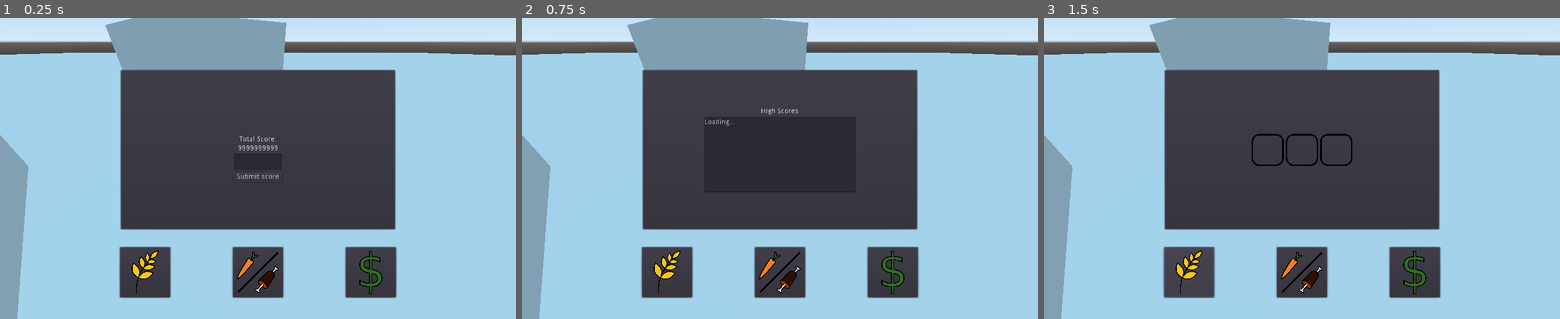
Above: before the commit, frames 1-3 (left to right).
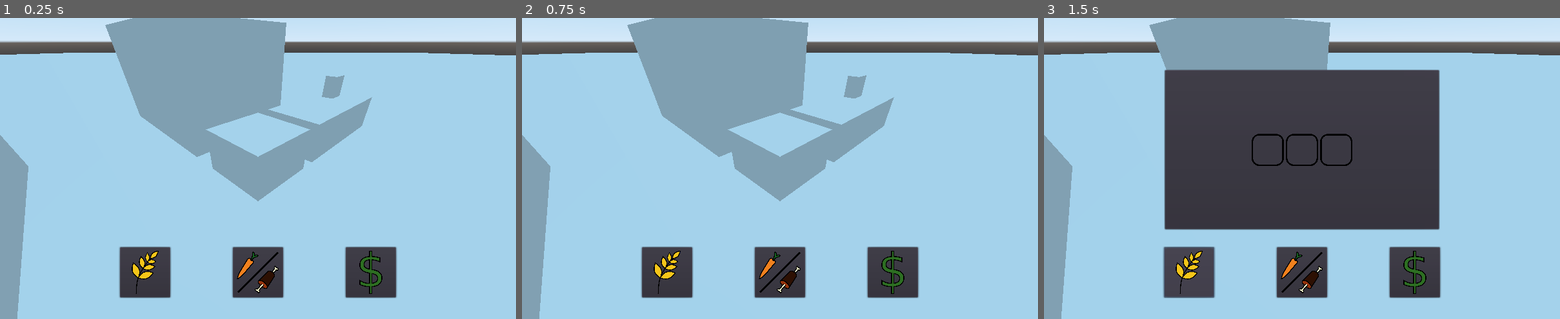
Above: after the commit, the same moments.

Repository: Rhowea/DDUEksamensprojekt
Game: Godot game, scene res://World.tscn
Same seed, same stepped clock (60 frames per second), same inputs: the game is played once before the commit and once after it. The engine's default icon, where the game draws it, is replaced by a stand-in: a white triangle on a blue panel in a dark square.
Inputs (mouse positions are in pixels of both pictures, inside the frame that each line leads up to):
- Up to frame 1 (0.25 s): no input
- Up to frame 2 (0.75 s): click (780, 177) at 0.5 s, where only the run before the commit has a clickable "Submit score"
- Up to frame 3 (1.5 s): click (1188, 270) at 1.25 s

The runs differ from the first frame. In frame 1, 29% of the frame differs, in the area x 23-77%, y 17-71%; in frame 2, 29%; in frame 3, nothing differs.

Commit message:
Highscore functionality

Diff:
--- a/Scripts/ScoreSubmit.gd
+++ b/Scripts/ScoreSubmit.gd
@@ -2,17 +2,17 @@
 
 onready var scoreLabel = $VBoxContainer/Lables/Score
 onready var playerNameLabel = $VBoxContainer/PlayerName
+var grade = "G"
 signal addToRequestQueue(body)
-signal proceedToSet7
 
 func _submit_score():
-	var user_name = playerNameLabel.get_text()
-	var score = scoreLabel.get_text()
-	var command = "add_score"
-	var data = {"username" : user_name, "score" : score}
-	emit_signal("addToRequestQueue", {"command" : command, "data" : data})
-	emit_signal("proceedToSet7")
-#	request_queue.push_back({"command" : command, "data" : data})
+	if playerNameLabel.text != "":
+		var user_name = playerNameLabel.get_text()
+		var score = scoreLabel.get_text()
+		var command = "add_score"
+		var data = {"username" : user_name, "score" : score, "grade" : grade}
+		emit_signal("addToRequestQueue", {"command" : command, "data" : data})
+	#	request_queue.push_back({"command" : command, "data" : data})
 
 func setScoreLabel(score:String):
 	scoreLabel.text = String(score)
--- a/Scripts/UI.gd
+++ b/Scripts/UI.gd
@@ -8,6 +8,7 @@
 onready var set5 = $Panel/Grades
 onready var set6 = $Panel/ScoreSubmit
 onready var set7 = $Panel/HighscoreBoard
+onready var restartIcon = "res://Icons/Restart.png"
 
 var rng = RandomNumberGenerator.new()
 var set1Interacted = false
@@ -18,6 +19,7 @@
 var price
 var income := {0: 0, 1: 0, 2: 0, 3: 0, 4: 0, 5: 0, 6: 0}
 var score = -1
+var grade = "G"
 #Ingredients[Attractablity, Environmental Goodness]
 var ingredients := {
 	"Carrot": [0.4, 0.7],
@@ -40,7 +42,6 @@
 var nonce = null
 var request_queue : Array = []
 var is_requesting : bool = false
-signal response(body)
 
 func _ready():
 	randomize()
@@ -99,11 +100,13 @@
 
 	if response["response"]["size"] == 0:
 		setServerResponseBody("An array of size 0 was received")
+		_on_Button4_pressed()
 #		emit_signal("response", "An array of size 0 was recieved")
 	if response['response']['size'] > 0:
 		var totalResponse:String = ""
 		for n in (response['response']['size']):
-			totalResponse = totalResponse + String(response['response'][String(n)]['player_name']) + "\t\t" + String(response['response'][String(n)]['score']) + "\n"
+			totalResponse = totalResponse + String(response['response'][String(n)]['player_name']) + "\t\t" + String(response['response'][String(n)]['score']) + "\t\t" + String(response["response"][String(n)]["grade"]) + "\n"
+			emit_signal("completedScoreFetching")
 			setServerResponseBody(totalResponse)
 #			emit_signal("response", totalResponse)
 
@@ -180,8 +183,9 @@
 	elif set6.visible == true:
 		getScores()
 		showScreen(set7)
+		$Button4.icon = load(restartIcon)
 	elif set7.visible == true:
-		pass
+		get_tree().reload_current_scene()
 	else:
 		for n in income:
 			#How many buy
@@ -212,7 +216,6 @@
 		variability = -25 * rng.randf()
 	else:
 		variability = 25 * rng.randf()
-
 	return max(calcAttract() * 75 + variability, 0)
 
 func calcEcoImpact():
@@ -232,6 +235,8 @@
 	else:
 		set5.grade.text = "F"
 	print("totalImpactScore = ", totalImpactScore)
+	grade = set5.grade.text
+	set6.grade = grade
 
 func calcTotalScore():
 	var total = 0
@@ -252,12 +257,9 @@
 	print("serverResponseBody: ", serverResponseBody)
 	set7.board.text = serverResponseBody
 
-func proceedToSet7():
-	getScores()
-	showScreen(set7)
-
 func getScores():
 	var command = "get_scores"
 	var data = {"score_ofset" : 0, "score_number" : 10}
-	request_queue.push_back({"command" : command, "data" : data})
-	print("get scores")
+	var request := {"command" : command, "data" : data}
+	addToRequestQueue(request)
+	print("getting scores")
--- a/World.tscn
+++ b/World.tscn
@@ -28,6 +28,7 @@
 [ext_resource path="res://Icons/Health and Eco.png" type="Texture" id=26]
 [ext_resource path="res://Scripts/ScoreSubmit.gd" type="Script" id=27]
 [ext_resource path="res://Scripts/HighscoreBoard.gd" type="Script" id=28]
+[ext_resource path="res://Icons/Play.png" type="Texture" id=29]
 
 [sub_resource type="Theme" id=2]
 
@@ -57,6 +58,7 @@
 script = ExtResource( 1 )
 
 [node name="Panel" type="PanelContainer" parent="Camera/Control"]
+visible = false
 anchor_left = 0.5
 anchor_top = 0.5
 anchor_right = 0.5
@@ -561,6 +563,7 @@
 uppercase = true
 
 [node name="ScoreSubmit" type="Control" parent="Camera/Control/Panel"]
+visible = false
 margin_left = 7.0
 margin_top = 7.0
 margin_right = 541.0
@@ -620,24 +623,23 @@
 anchor_top = 0.5
 anchor_right = 0.5
 anchor_bottom = 0.5
-margin_left = -150.0
-margin_top = -100.0
-margin_right = 150.0
-margin_bottom = 100.0
+margin_left = -200.0
+margin_top = -109.0
+margin_right = 200.0
+margin_bottom = 109.0
 alignment = 1
 
 [node name="Label" type="Label" parent="Camera/Control/Panel/HighscoreBoard/VBoxContainer"]
-margin_top = 16.0
-margin_right = 300.0
-margin_bottom = 30.0
+margin_right = 400.0
+margin_bottom = 14.0
 text = "High Scores"
 align = 1
 
 [node name="TextEdit" type="TextEdit" parent="Camera/Control/Panel/HighscoreBoard/VBoxContainer"]
-margin_top = 34.0
-margin_right = 300.0
-margin_bottom = 184.0
-rect_min_size = Vector2( 300, 150 )
+margin_top = 18.0
+margin_right = 400.0
+margin_bottom = 218.0
+rect_min_size = Vector2( 400, 200 )
 theme = SubResource( 4 )
 text = "Loading..."
 
@@ -693,7 +695,10 @@
 margin_top = 157.0
 margin_right = 462.0
 margin_bottom = 257.0
+rect_min_size = Vector2( 100, 100 )
 action_mode = 0
+icon = ExtResource( 29 )
+expand_icon = true
 
 [node name="Skitse1" parent="." instance=ExtResource( 8 )]
 
@@ -714,7 +719,6 @@
 [connection signal="has_interacted" from="Camera/Control/Panel/Price" to="Camera/Control" method="_on_Set3_has_interacted"]
 [connection signal="drag_ended" from="Camera/Control/Panel/Price/HSlider" to="Camera/Control/Panel/Price" method="_on_HSlider_drag_ended"]
 [connection signal="addToRequestQueue" from="Camera/Control/Panel/ScoreSubmit" to="Camera/Control" method="addToRequestQueue"]
-[connection signal="proceedToSet7" from="Camera/Control/Panel/ScoreSubmit" to="Camera/Control" method="proceedToSet7"]
 [connection signal="pressed" from="Camera/Control/Panel/ScoreSubmit/VBoxContainer/Button" to="Camera/Control/Panel/ScoreSubmit" method="_submit_score"]
 [connection signal="pressed" from="Camera/Control/Button1" to="Camera/Control" method="_on_Button1_pressed"]
 [connection signal="pressed" from="Camera/Control/Button2" to="Camera/Control" method="_on_Button2_pressed"]
Binary file added: Icons/Play.png
Not shown, added: Icons/Play.png.import
Binary file added: Icons/Restart.png
Not shown, added: Icons/Restart.png.import
Not shown: 1 places in World.tscn that only renumber resources
